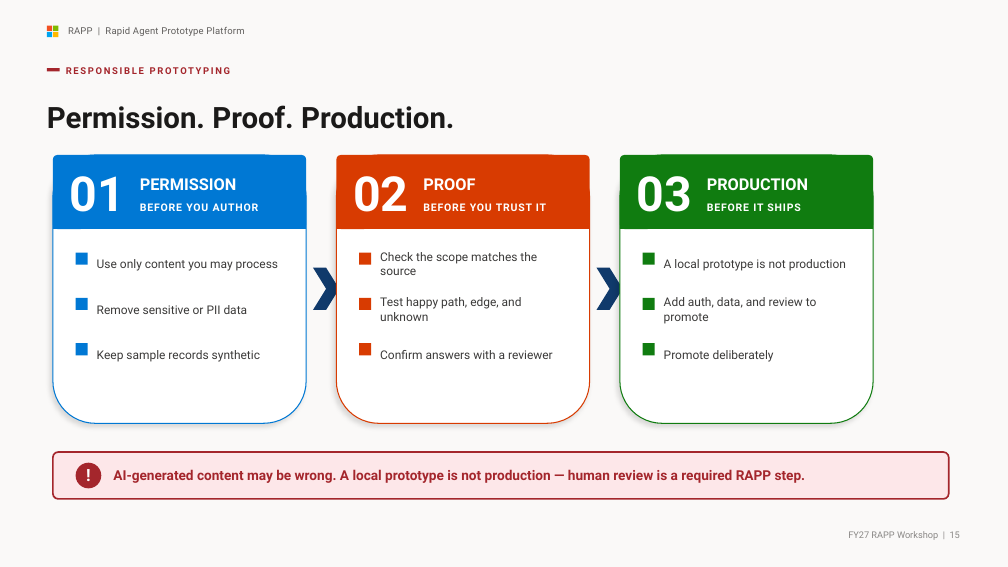
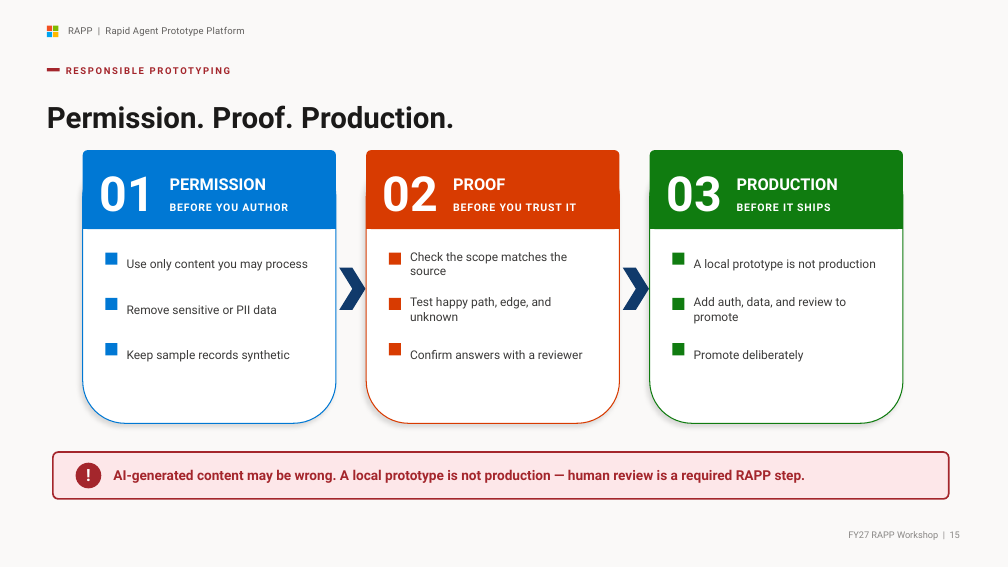
Before and after one commit to kody-w/aibast-agents-library, a slide deck: slide 15 of docs/rapp-workshop/downloads/FY27 RAPP Workshop Deck.pptx. Drawn at 1008x567 pixels with LibreOffice and Linux fonts; fonts in the diff are those of the drawing. Boxes give left, top, right and bottom in pixels: in the first picture for what was removed or moved away, otherwise in the second. Text is boxed around its words. In the diff, an @@ line names an element or a change of style, - is before the commit and + after.

```diff
--- a/docs/rapp-workshop/downloads/FY27 RAPP Workshop Deck.pptx
+++ b/docs/rapp-workshop/downloads/FY27 RAPP Workshop Deck.pptx
@@ rounded rectangle: place and size @@
-rounded rectangle at bbox=[53, 155, 306, 229]
+rounded rectangle at bbox=[82, 150, 336, 229]
@@ rounded rectangle: place and size @@
-rounded rectangle at bbox=[337, 155, 590, 229]
+rounded rectangle at bbox=[366, 150, 619, 229]
@@ rounded rectangle: place and size @@
-rounded rectangle at bbox=[620, 155, 873, 229]
+rounded rectangle at bbox=[650, 150, 903, 229]
@@ chevron: place and size @@
-chevron at bbox=[313, 268, 340, 310]
+chevron at bbox=[340, 268, 366, 310]
@@ chevron: place and size @@
-chevron at bbox=[597, 268, 623, 310]
+chevron at bbox=[623, 268, 650, 310]
@@ 18 texts, 12 rectangles, 3 rounded rectangles: place and size @@
-18 texts, 12 rectangles, 3 rounded rectangles at bbox=[53, 155, 873, 423]
+18 texts, 12 rectangles, 3 rounded rectangles at bbox=[82, 155, 903, 423]
```
Also in this commit, not shown: 20 other slides changed, 1 slide added, 1 slide removed.
